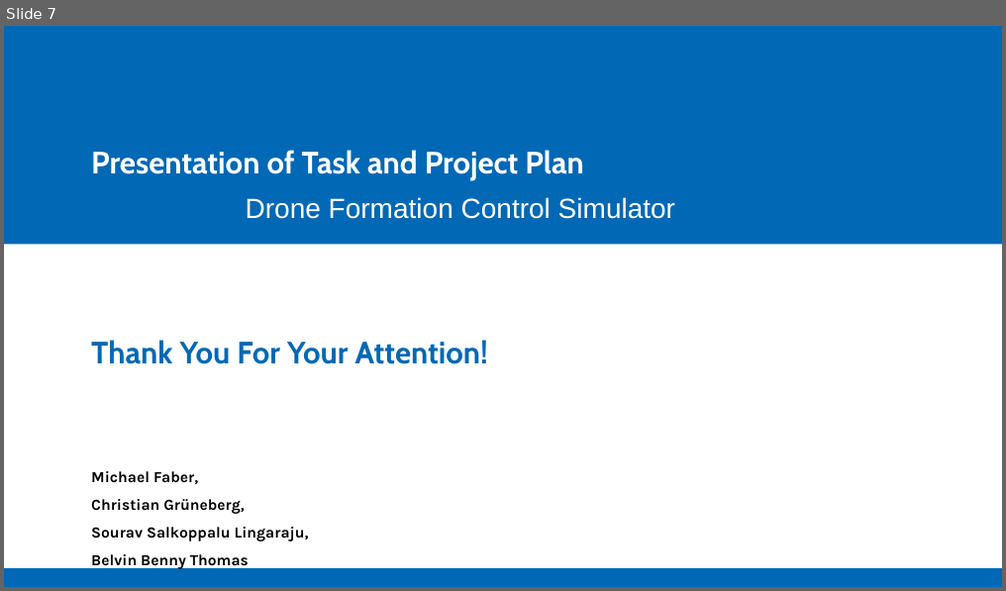
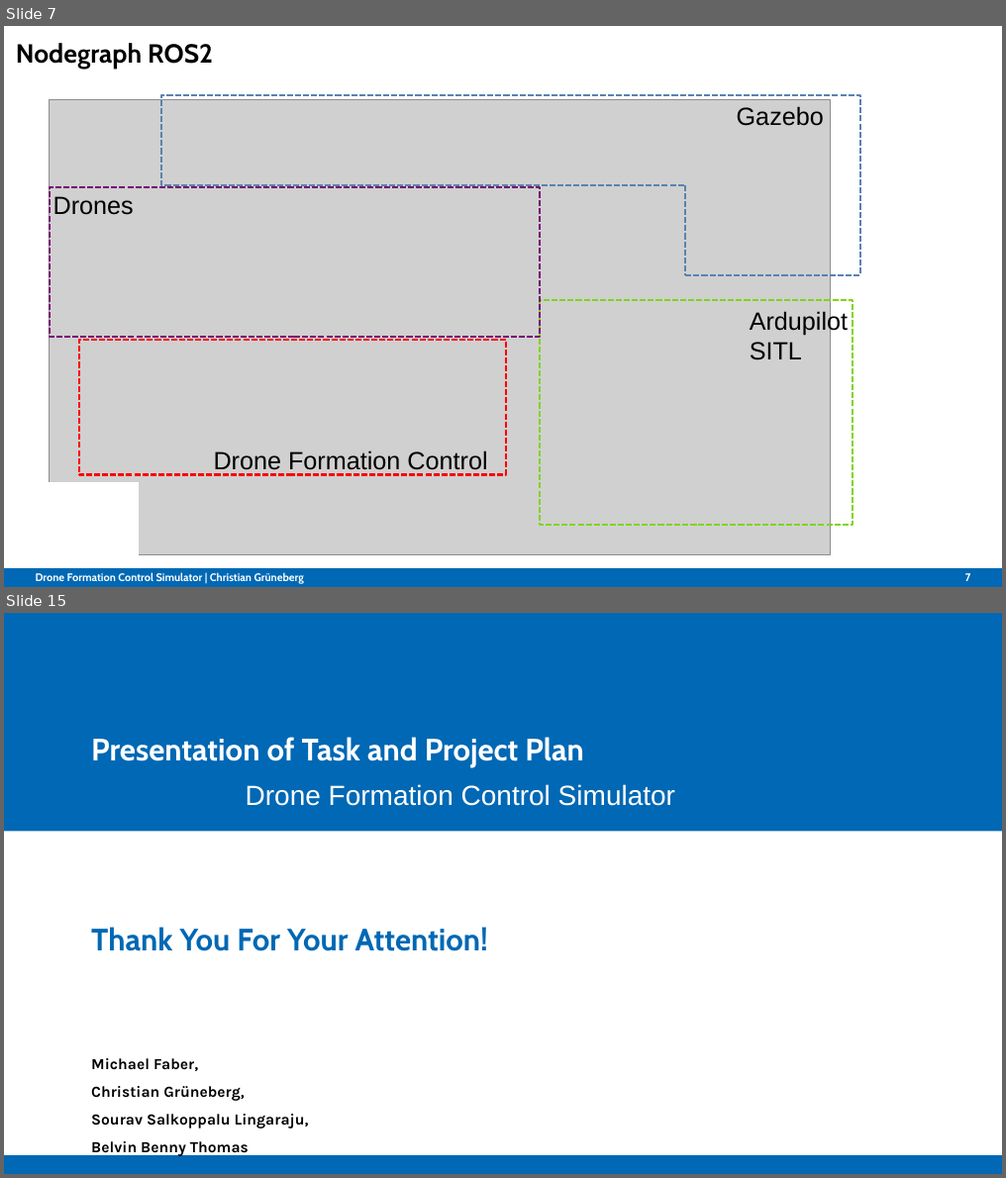
Before and after one commit to Belvin7/Drone_Project_personal-, a slide deck: AMS_Intermediate_Presentation.odp. Shown one above the other, each under a label of ours: slide 7 before the commit, slides 7 and 15 after it; the slides between them are not shown. The pictures are 1006x591 and 1006x1178 pixels, drawn with LibreOffice and Linux fonts; fonts in the diff are those of the drawing; grey boxes stand for pictures; background and template pictures are left out. Boxes give left, top, right and bottom in pixels: in the first picture for what was removed or moved away, otherwise in the second. Text is boxed around its words. In the diff, an @@ line names an element or a change of style, - is before the commit and + after.

```diff
--- a/AMS_Intermediate_Presentation.odp
+++ b/AMS_Intermediate_Presentation.odp
@@ slide 7 added at (4, 26, 1002, 587), background #FFFFFF; not listed: 1 template element that a slide beside it also shows @@
@@ title added at (16, 43, 213, 69), 18.9 pt, text #000000, bold @@
+Nodegraph ROS2
@@ picture added at (49, 100, 831, 556) @@
@@ freeform shape added at (161, 96, 860, 275), outline #5983B0 1.45 pt dashed @@
@@ text added at (737, 106, 824, 126), 18 pt, text #000000 @@
+Gazebo
@@ rectangle added at (49, 187, 539, 337), outline #780373 1.45 pt dashed @@
@@ text added at (54, 196, 134, 215), 18 pt, text #000000 @@
+Drones
@@ rectangle added at (540, 300, 852, 525), outline #81D41A 1.45 pt dashed @@
@@ text added at (749, 310, 847, 361), 18 pt, text #000000 @@
+Ardupilot SITL
@@ rectangle added at (79, 341, 506, 475), outline #FF0000 1.45 pt dashed @@
@@ text added at (214, 451, 487, 475), 18 pt, text #000000 @@
+Drone Formation Control
@@ rectangle added at (34, 483, 139, 563), fill #FFFFFF, outline #FFFFFF 0 pt @@
@@ text added at (36, 572, 304, 584), 7.9 pt, text #FFFFFF, bold @@
+Drone Formation Control Simulator | Christian Grüneberg
@@ page number added at (965, 573, 971, 581), 7.9 pt, text #FFFFFF, bold @@
+7
@@ what was slide 7 is now slide 15 @@
```
Also in this commit, not shown: 2 slides changed, 11 other slides added, 4 slides removed.
